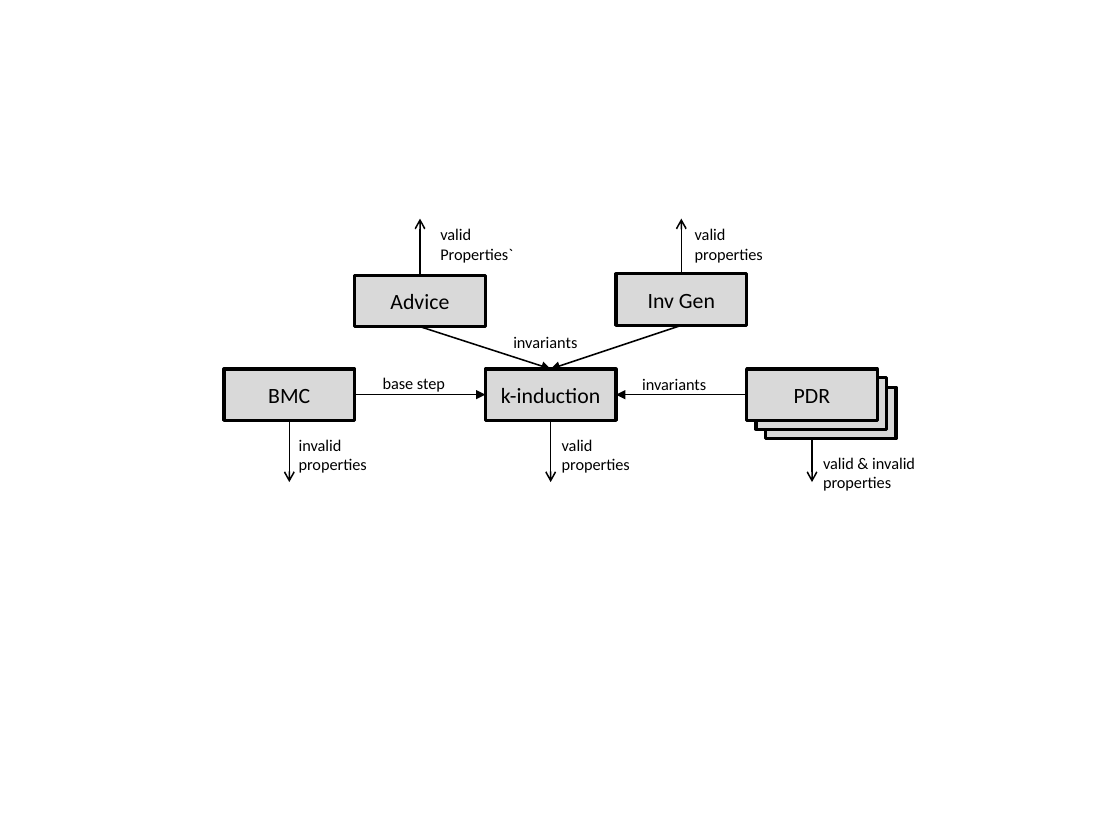
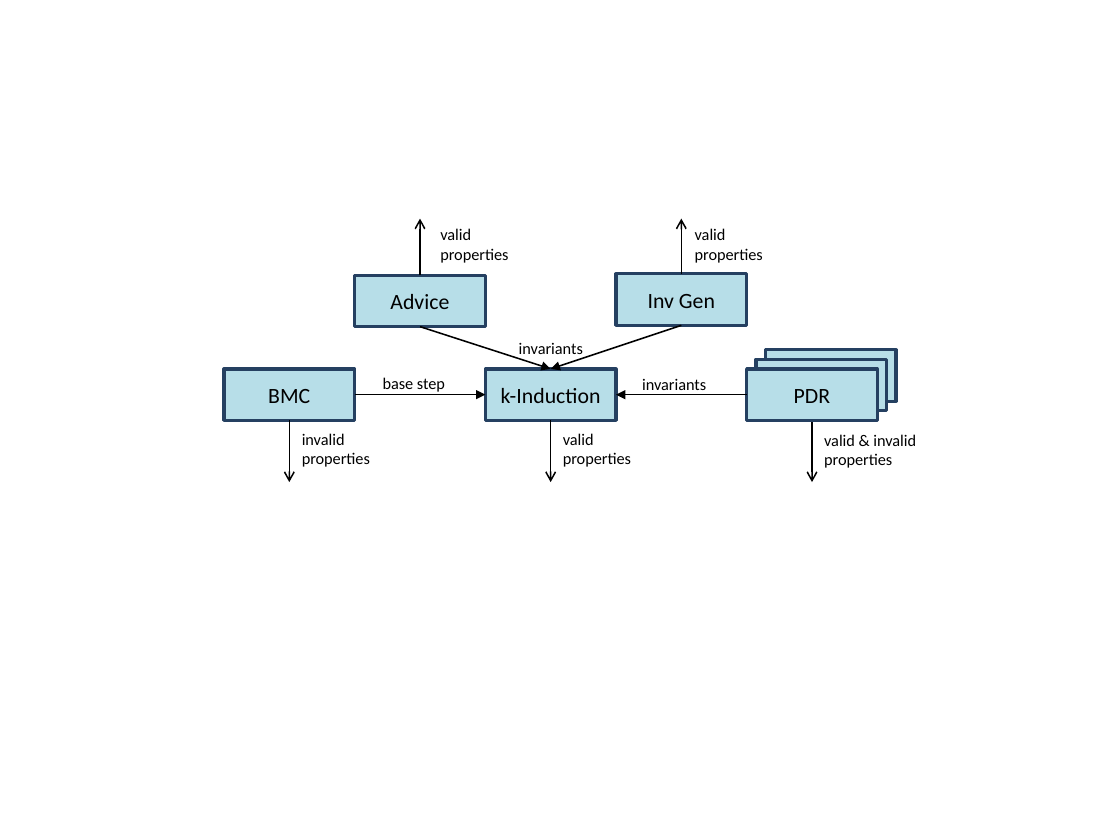
Before and after one commit to agacek/jkind-paper, a slide deck: slide 1 of engines.pptx. Drawn at 1120x840 pixels with LibreOffice and Linux fonts; fonts in the diff are those of the drawing. Boxes give left, top, right and bottom in pixels: in the first picture for what was removed or moved away, otherwise in the second. Text is boxed around its words. In the diff, an @@ line names an element or a change of style, - is before the commit and + after.

```diff
--- a/engines.pptx
+++ b/engines.pptx
@@ text at [440,248,508,263]: text changed @@
-Properties`
+properties
@@ text "invariants" at [519,343,583,359]: alignment left to centre @@
@@ fill #D9D9D9 to #B7DEE8; outline #000000 2 pt to #254061 2 pt in 7 elements at [485,368,616,420], [224,368,355,420], [747,368,878,420], [355,276,486,327], [616,274,747,326], [756,360,887,411], [765,349,896,401] @@
@@ rectangle "PDR": place and size @@
-rectangle "PDR" at [765,388,896,439]
+rectangle "PDR" at [765,349,896,401]
@@ text in rectangle at [501,388,601,403]: text changed @@
-k-induction
+k-Induction
@@ rectangle "PDR": place and size @@
-rectangle "PDR" at [756,377,887,429]
+rectangle "PDR" at [756,360,887,411]
@@ text "invalid": place and size @@
-text "invalid" at [299,439,367,473]
+text "invalid" at [302,433,370,467]
@@ text "valid": place and size @@
-text "valid" at [562,439,630,473]
+text "valid" at [563,433,631,467]
@@ text "valid & invalid": place and size @@
-text "valid & invalid" at [823,457,915,491]
+text "valid & invalid" at [824,434,916,468]
```
Also in this commit, not shown: 2 other files.
